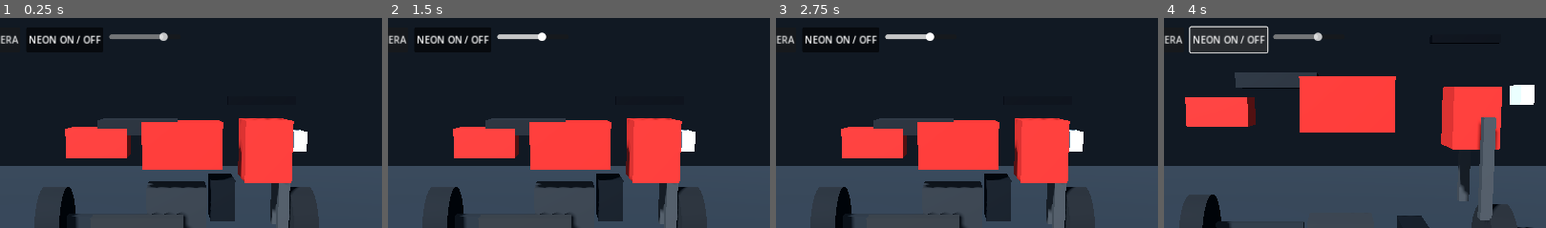
Above: before the commit, frames 1-4 (left to right).
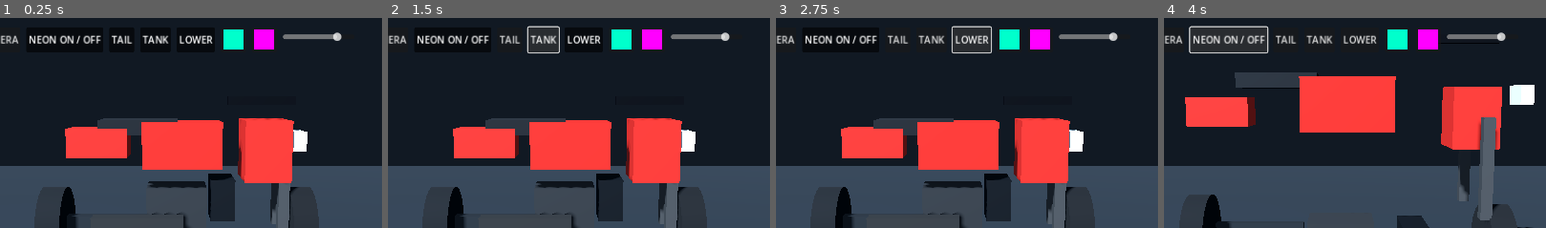
Above: after the commit, the same moments.

Repository: metsam-mastem/Atomic-Z-Customi-Z
Game: Godot game, scene res://scenes/main.tscn
Same seed, same stepped clock (60 frames per second), same inputs: the game is played once before the commit and once after it.
Inputs (mouse positions are % of the whole screen's width and height, from its top left):
- Up to frame 1 (0.25 s): no input
- Up to frame 2 (1.5 s): click (43, 14) at 0.5 s, where only the run after the commit has a clickable "TAIL"; click (47, 14) at 1.25 s, where only the run after the commit has a clickable "TANK"
- Up to frame 3 (2.75 s): click (52, 14) at 2 s, where only the run after the commit has a clickable "LOWER"
- Up to frame 4 (4 s): click "EXPLODED / STOCK" at 2.75 s; click "NEON ON / OFF" at 3.5 s
The pictures show only the part of the screen within x 27-77%, y 9-59%; the shares and areas given below are measured in that part.

The runs differ from the first frame. In frame 1, 2.2% of the frame differs, in the area x 28-90%, y 5-15%; in frame 2, 2.4%; in frame 3, 2.4%, in the area x 28-90%, y 3-17%; in frame 4, 2.2%.

Commit message:
feat: add per-layer neon and palette controls

Diff:
--- a/scripts/main.gd
+++ b/scripts/main.gd
@@ -118,6 +118,24 @@
 	neon_button.toggled.connect(_on_neon_toggled)
 	controls.add_child(neon_button)
 
+	_add_neon_segment_toggle(controls, "TAIL", "tail_underglow")
+	_add_neon_segment_toggle(controls, "TANK", "tank_accent")
+	_add_neon_segment_toggle(controls, "LOWER", "lower_fairing")
+
+	var primary_picker := ColorPickerButton.new()
+	primary_picker.color = Color("#00FFCC")
+	primary_picker.custom_minimum_size = Vector2(42.0, 42.0)
+	primary_picker.tooltip_text = "Neon primary color"
+	primary_picker.color_changed.connect(_on_neon_primary_changed)
+	controls.add_child(primary_picker)
+
+	var secondary_picker := ColorPickerButton.new()
+	secondary_picker.color = Color("#FF00FF")
+	secondary_picker.custom_minimum_size = Vector2(42.0, 42.0)
+	secondary_picker.tooltip_text = "Neon secondary color"
+	secondary_picker.color_changed.connect(_on_neon_secondary_changed)
+	controls.add_child(secondary_picker)
+
 	var glow_slider := HSlider.new()
 	glow_slider.custom_minimum_size = Vector2(120.0, 32.0)
 	glow_slider.min_value = 0.0
@@ -147,6 +165,26 @@
 
 func _on_body_color_changed(color: Color) -> void:
 	_bike.set_body_color(color)
+
+func _add_neon_segment_toggle(parent: Control, label_text: String, segment_id: String) -> void:
+	var segment_button := Button.new()
+	segment_button.text = label_text
+	segment_button.toggle_mode = true
+	segment_button.button_pressed = true
+	segment_button.toggled.connect(_on_neon_segment_toggled.bind(segment_id))
+	parent.add_child(segment_button)
+
+func _on_neon_segment_toggled(enabled: bool, segment_id: String) -> void:
+	if is_instance_valid(_neon_skin):
+		_neon_skin.set_segment_visible(segment_id, enabled)
+
+func _on_neon_primary_changed(color: Color) -> void:
+	if is_instance_valid(_neon_skin):
+		_neon_skin.set_palette_color("primary", color)
+
+func _on_neon_secondary_changed(color: Color) -> void:
+	if is_instance_valid(_neon_skin):
+		_neon_skin.set_palette_color("secondary", color)
 
 func _on_neon_toggled(enabled: bool) -> void:
 	if is_instance_valid(_neon_skin):
